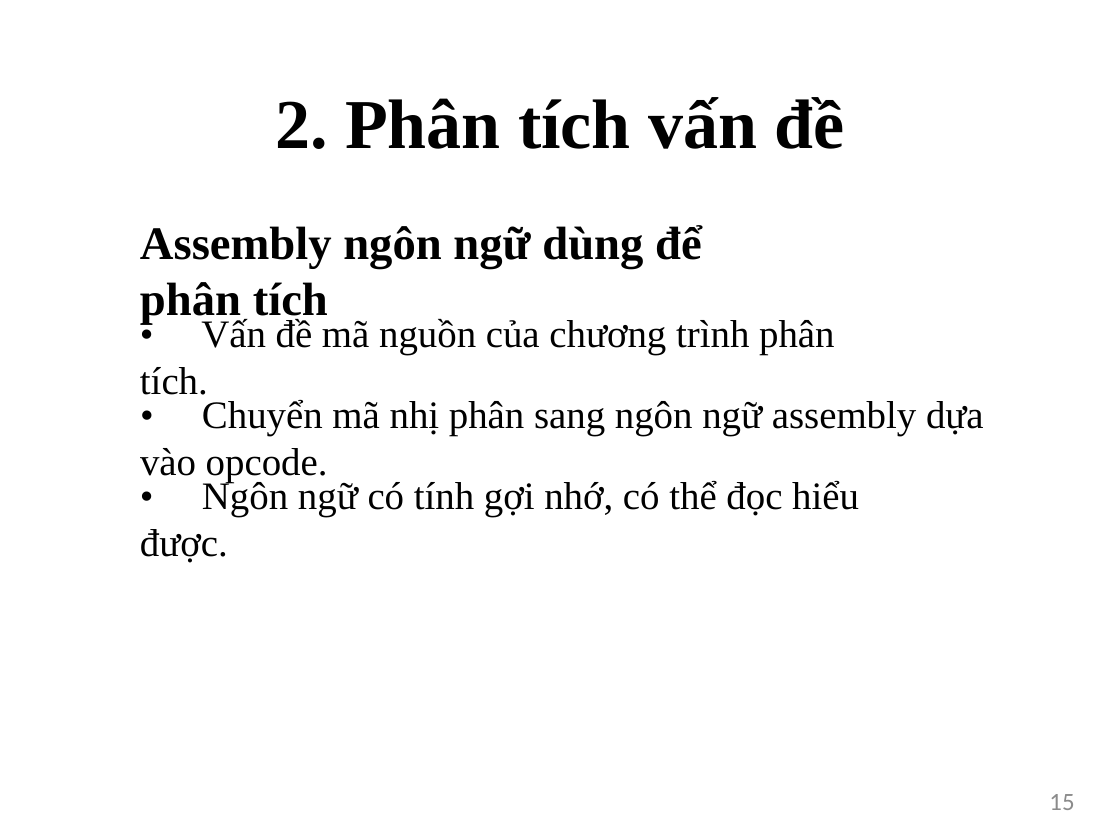
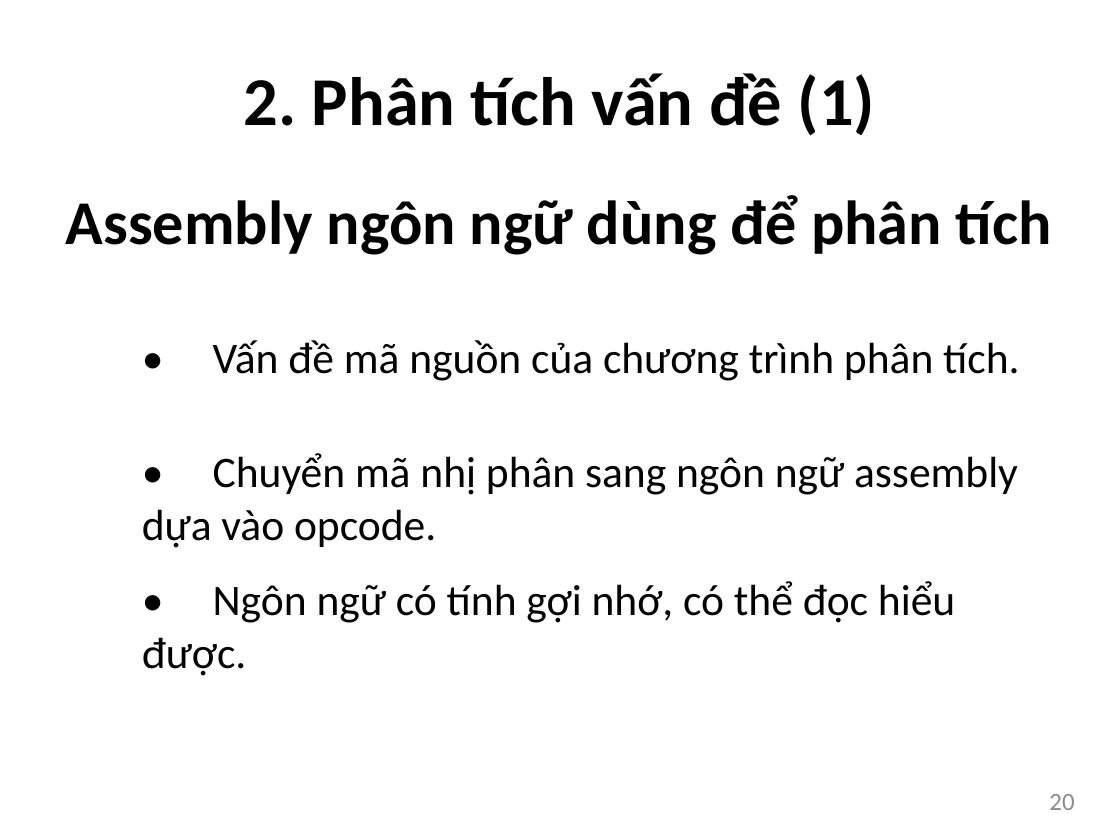
Before and after one commit to bntam/LVTN, a slide deck: slide 20 of Slide/Slide.pptx (slide 15 before the commit). Drawn at 1120x840 pixels with LibreOffice and Linux fonts; fonts in the diff are those of the drawing. Boxes give left, top, right and bottom in pixels: in the first picture for what was removed or moved away, otherwise in the second. Text is boxed around its words. In the diff, an @@ line names an element or a change of style, - is before the commit and + after.

```diff
--- a/Slide/Slide.pptx
+++ b/Slide/Slide.pptx
@@ text at (244, 73, 875, 135): text changed; size 45 to 44 pt; font Times New Roman to Calibri @@
-2. Phân tích vấn đề
+2. Phân tích vấn đề (1)
@@ text "Assembly ngôn ngữ dùng để ...": place and size @@
-text "Assembly ngôn ngữ dùng để ..." at (140, 225, 702, 325)
+text "Assembly ngôn ngữ dùng để ..." at (66, 195, 1052, 255)
@@ text "Assembly ngôn ngữ dùng để ..." at (66, 195, 1052, 255): size 30 to 40 pt, font Times New Roman to Calibri @@
@@ text "• Vấn đề mã nguồn ...": place and size @@
-text "• Vấn đề mã nguồn ..." at (140, 319, 834, 395)
+text "• Vấn đề mã nguồn ..." at (213, 340, 1019, 381)
@@ text "• Chuyển mã nhị phân ...": place and size @@
-text "• Chuyển mã nhị phân ..." at (140, 399, 984, 483)
+text "• Chuyển mã nhị phân ..." at (142, 453, 1018, 548)
@@ size 25 to 28 pt, font Times New Roman to Calibri in 3 elements at (142, 453, 1018, 548), (213, 340, 1019, 381), (142, 581, 955, 676) @@
@@ text "• Ngôn ngữ có tính ...": place and size @@
-text "• Ngôn ngữ có tính ..." at (140, 479, 859, 563)
+text "• Ngôn ngữ có tính ..." at (142, 581, 955, 676)
@@ page number at (1049, 794, 1074, 810): text changed @@
-15
+20
```
Also in this commit, not shown: 50 other slides changed, 44 slides added, 2 slides removed.
